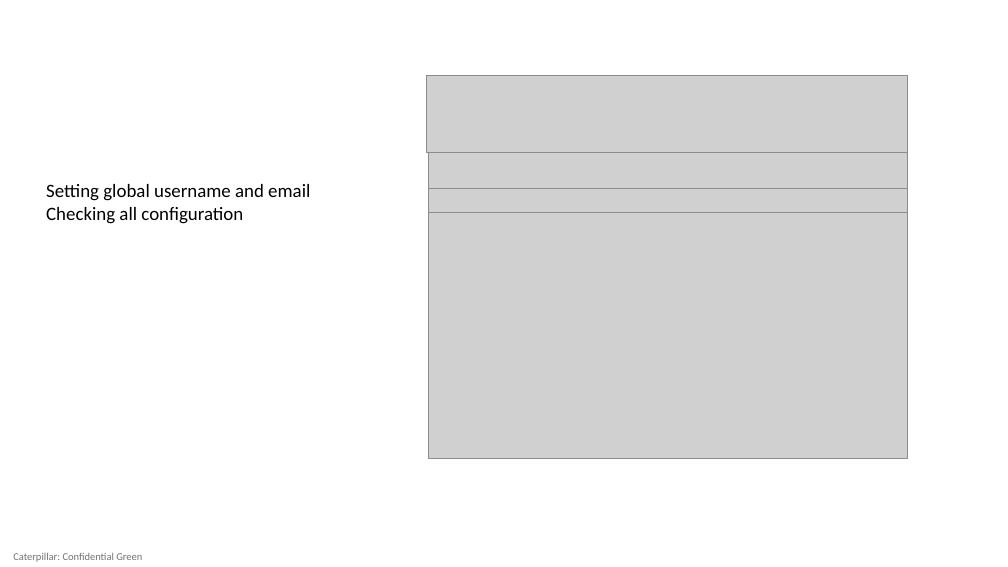
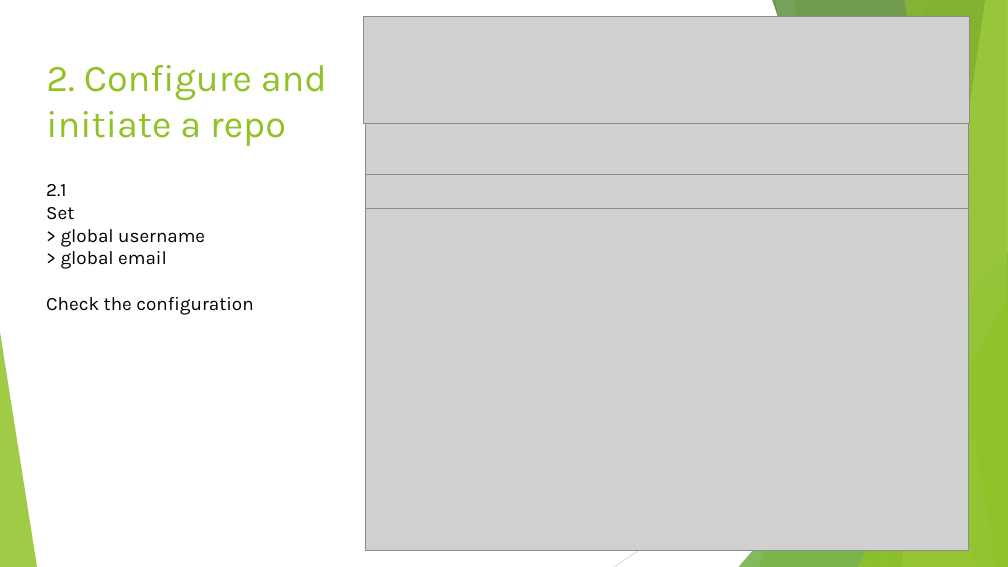
Before and after one commit to AydinGizem/teaching-github, a slide deck: slide 5 of GIT for beginners.pptx (slide 4 before the commit). Drawn at 1008x567 pixels with LibreOffice and Linux fonts; fonts in the diff are those of the drawing; grey boxes stand for pictures. Boxes give left, top, right and bottom in pixels: in the first picture for what was removed or moved away, otherwise in the second. Text is boxed around its words. In the diff, an @@ line names an element or a change of style, - is before the commit and + after.

```diff
--- a/GIT for beginners.pptx
+++ b/GIT for beginners.pptx
@@ picture: place and size @@
-picture at [426,75,908,152]
+picture at [363,16,969,123]
@@ title added at [46,65,327,146], 36 pt, text #90C226 @@
+2. Configure and initiate a repo
@@ picture: place and size @@
-picture at [428,152,907,188]
+picture at [365,124,969,175]
@@ picture: place and size @@
-picture at [428,188,907,212]
+picture at [365,174,969,208]
@@ text removed at [46,184,310,224] @@
-Setting global username and email
-Checking all configuration
@@ text added at [46,184,253,315], 18 pt, text #000000 @@
+2.1
+Set
+> global username
+> global email
+Check the configuration
@@ picture: place and size @@
-picture at [428,212,907,458]
+picture at [365,208,969,551]
@@ group added at [0,0,1008,567]: 5 freeform shapes, 3 triangles, 2 lines @@
@@ text removed at [13,553,142,562] @@
-Caterpillar: Confidential Green
```
Also in this commit, not shown: 8 other slides changed, 8 slides added, 2 slides removed, 1 other file.
